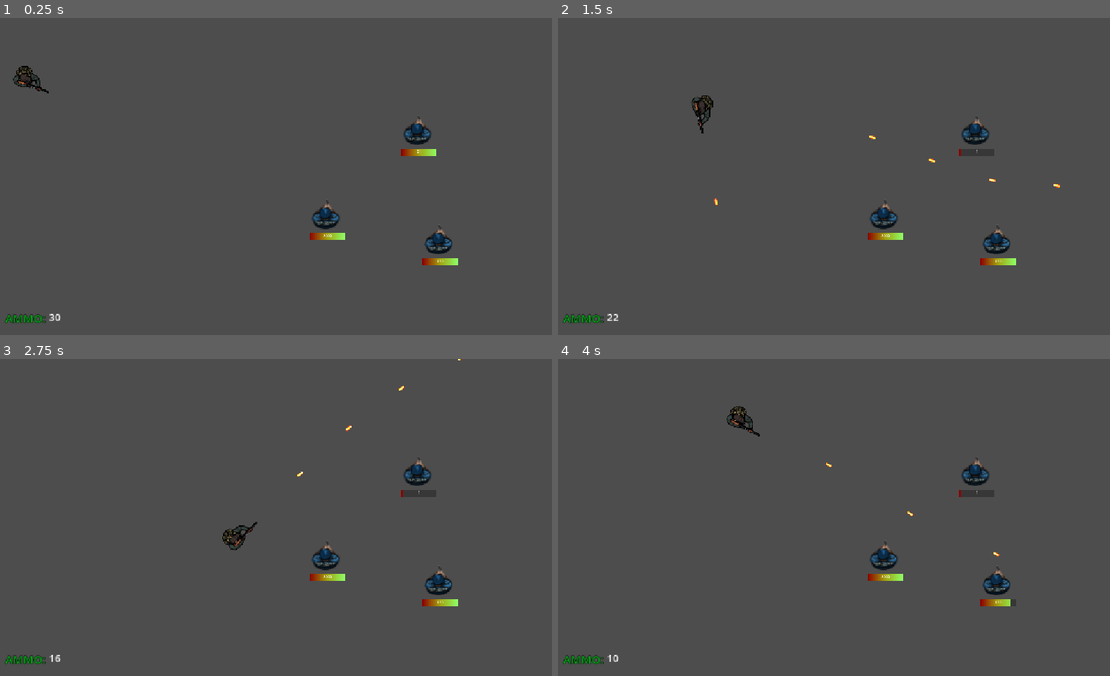
Above: before the commit, frames 1-4 (two rows, left to right).
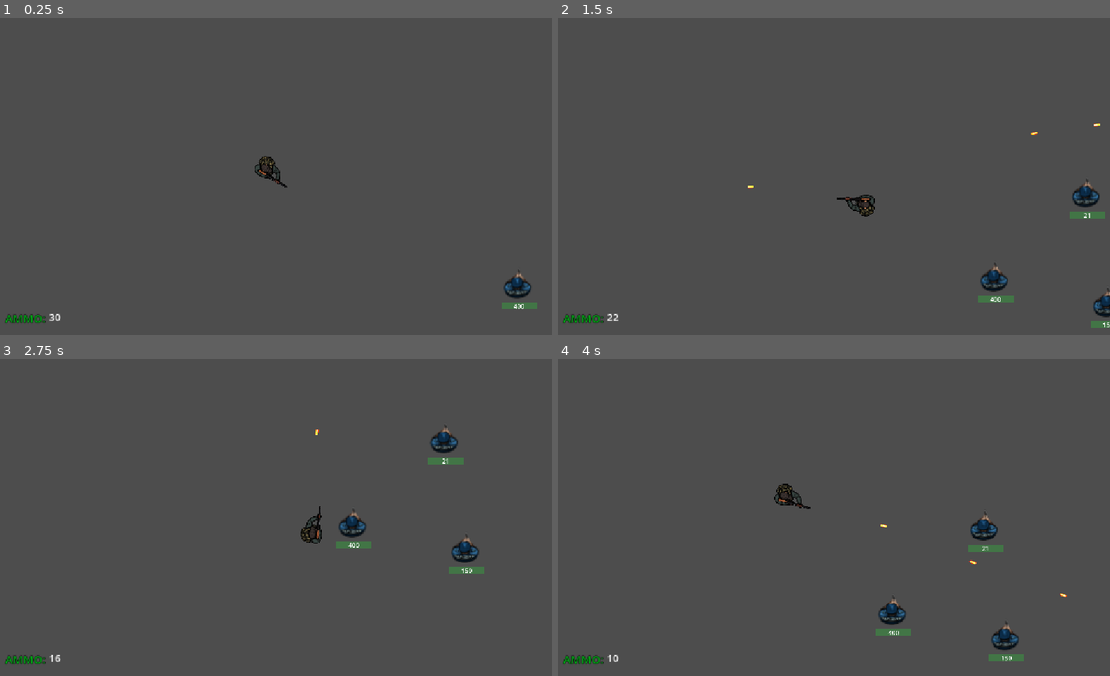
Above: after the commit, the same moments.

Repository: serianoseri/hotline-covo
Game: Godot game, scene res://Main.tscn
Same seed, same stepped clock (60 frames per second), same inputs: the game is played once before the commit and once after it.
Inputs (mouse positions are in pixels of both pictures, inside the frame that each line leads up to):
- Up to frame 1 (0.25 s): no input
- Up to frame 2 (1.5 s): tap Enter at 0.5 s; move the mouse to (949, 160) at 0.52 s; press the mouse at (949, 160) at 0.53 s; hold D (right) 0.53-1.28 s; move the mouse to (712, 192) at 1.27 s; release the mouse at (712, 192) at 1.28 s; hold S (down) from 1.28 s (still down); click (712, 192) at 1.35 s
- Up to frame 3 (2.75 s): move the mouse to (325, 447) at 2.02 s; release S (down) at 2.03 s; press the mouse at (325, 447) at 2.03 s; hold D (right) from 2.03 s (still down)
- Up to frame 4 (4 s): move the mouse to (800, 580) at 2.77 s; release D (right) at 2.78 s; release the mouse at (800, 580) at 2.78 s; hold W (up) 2.78-3.53 s; click (800, 580) at 2.85 s; move the mouse to (999, 565) at 3.52 s; press the mouse at (999, 565) at 3.53 s; hold A (left) from 3.53 s (still down)

The runs differ from the first frame. In frame 1, 2.1% of the frame differs, in the area x 2-98%, y 15-92%; in frame 2, 2.7%; in frame 3, 2.8%, in the area x 40-88%, y 0-78%; in frame 4, 2.8%.
Error after the commit: Invalid access to property or key 'World_Boundaries' on a base object of type 'SceneTree'. (res://actors/Player.gd:13)

Commit message:
small tweaks to weapon, added camera, and HUD elements

Diff:
--- a/HUD/HUD.tscn
+++ b/HUD/HUD.tscn
@@ -16,6 +16,7 @@
 
 [node name="Bullet_HUD" type="Control" parent="."]
 layout_mode = 3
+anchors_preset = 0
 offset_left = 2.0
 offset_top = 596.0
 offset_right = 2.0
--- a/Main.tscn
+++ b/Main.tscn
@@ -14,24 +14,26 @@
 [node name="BulletManager" type="Node2D" parent="."]
 script = ExtResource("3_pqfdi")
 
-[node name="StaticBody2D" type="StaticBody2D" parent="."]
+[node name="World_Boundaries" type="Node2D" parent="."]
+
+[node name="boundary_top" type="StaticBody2D" parent="World_Boundaries"]
 position = Vector2(101, -1)
 rotation = -3.14159
 
-[node name="CollisionShape2D" type="CollisionShape2D" parent="StaticBody2D"]
+[node name="CollisionShape2D" type="CollisionShape2D" parent="World_Boundaries/boundary_top"]
 shape = SubResource("WorldBoundaryShape2D_cm0pq")
 
-[node name="StaticBody2D2" type="StaticBody2D" parent="."]
+[node name="boundary_left" type="StaticBody2D" parent="World_Boundaries"]
 position = Vector2(7.62939e-06, 83)
 rotation = 1.5708
 
-[node name="CollisionShape2D" type="CollisionShape2D" parent="StaticBody2D2"]
+[node name="CollisionShape2D" type="CollisionShape2D" parent="World_Boundaries/boundary_left"]
 shape = SubResource("WorldBoundaryShape2D_cm0pq")
 
 [node name="Enemy" parent="." instance=ExtResource("3_hsaih")]
 position = Vector2(693, 398)
 scale = Vector2(2, 2)
-max_health = 8000
+max_health = 400
 
 [node name="Enemy2" parent="." instance=ExtResource("3_hsaih")]
 position = Vector2(923, 450)
@@ -44,7 +46,7 @@
 max_health = 21
 
 [node name="Player" parent="." instance=ExtResource("1_xel8l")]
-position = Vector2(87, 137)
+position = Vector2(185, 182)
 scale = Vector2(2, 2)
 
 [node name="Hud" parent="." instance=ExtResource("5_fos0i")]
--- a/actors/Health.tscn
+++ b/actors/Health.tscn
@@ -1,6 +1,7 @@
-[gd_scene load_steps=8 format=3 uid="uid://c6kagdq7hpwob"]
+[gd_scene load_steps=7 format=3 uid="uid://c6kagdq7hpwob"]
 
 [ext_resource type="Script" uid="uid://b4u4grmnlejyu" path="res://actors/Health.gd" id="1_w8hcn"]
+[ext_resource type="Texture2D" uid="uid://b7it7eureetp7" path="res://assets/HUD/progress_bg_texture_2d.tres" id="2_6nwnp"]
 [ext_resource type="Texture2D" uid="uid://x5lihbrrlbh6" path="res://assets/HUD/progress_texture_2d.tres" id="2_nuk31"]
 
 [sub_resource type="StyleBoxFlat" id="StyleBoxFlat_7r1k8"]
@@ -14,15 +15,6 @@
 ProgressBar/styles/background = SubResource("StyleBoxFlat_7r1k8")
 ProgressBar/styles/fill = SubResource("StyleBoxFlat_33mp4")
 
-[sub_resource type="Gradient" id="Gradient_6nwnp"]
-colors = PackedColorArray(0, 0, 0, 0.282353, 1, 1, 1, 1)
-
-[sub_resource type="GradientTexture2D" id="GradientTexture2D_5ec7w"]
-gradient = SubResource("Gradient_6nwnp")
-width = 157
-height = 30
-fill_from = Vector2(1, 0)
-
 [node name="Health" type="Node2D"]
 script = ExtResource("1_w8hcn")
 
@@ -34,14 +26,16 @@
 theme = SubResource("Theme_j7um8")
 value = 25.0
 rounded = true
-texture_under = SubResource("GradientTexture2D_5ec7w")
+texture_under = ExtResource("2_6nwnp")
 texture_progress = ExtResource("2_nuk31")
 
 [node name="Value" type="Label" parent="ProgressBar"]
 layout_mode = 2
 offset_left = 39.0
+offset_top = -4.0
 offset_right = 118.0
-offset_bottom = 23.0
+offset_bottom = 35.0
+theme_override_font_sizes/font_size = 28
 text = "100"
 horizontal_alignment = 1
 max_lines_visible = 1
--- a/actors/Player.gd
+++ b/actors/Player.gd
@@ -10,27 +10,30 @@
 func _ready():
 	weapon.connect("weapon_fired", self.shoot)
 	emit_signal("update_ammo", weapon.mag_size)
+	print(get_tree().World_Boundaries.get_children())
 
 func _physics_process(_delta):
 	look_at(get_global_mouse_position())
+	var direction = Input.get_vector("left","right","up","down").normalized()
+	velocity = direction * speed
+	move_and_slide()
 
-	var direction = Input.get_vector("left","right","up","down")
-	velocity = direction * speed
-
-	move_and_slide()
 	if Input.is_action_pressed("click"):
 		weapon.shoot()
 
-#func _unhandled_input(event):
-	#if event.is_action_released("click"):
-		#weapon.shoot()
+	if Input.is_action_pressed("reload"):
+		weapon.reload()
 
 func shoot(bullet_instance, _transform):
 	emit_signal("player_fired_bullet", bullet_instance, _transform)
 	emit_signal("update_ammo", weapon.bullet_count)
 
-func handle_hit():
-	health_stat.health -= 20
+func reload():
+	weapon.reload_cooldown.is_stopped()
+
+func handle_hit(damage:int):
+	pass
+	#health_stat.health -= 20
 
 func is_dead():
 	return health_stat.is_dead()
--- a/actors/Player.tscn
+++ b/actors/Player.tscn
@@ -12,6 +12,10 @@
 rotation = -1.5708
 script = ExtResource("1_6cwei")
 speed = 300
+
+[node name="Camera2D" type="Camera2D" parent="."]
+position_smoothing_enabled = true
+position_smoothing_speed = 2.5
 
 [node name="CollisionShape2D" type="CollisionShape2D" parent="."]
 position = Vector2(-9.40002, -5.55004)
@@ -28,4 +32,3 @@
 [node name="Weapon" parent="." instance=ExtResource("4_dw3vh")]
 position = Vector2(-0.400047, 0.450001)
 rotation = -0.0159204
-wait_time = 0.1
--- /dev/null
+++ b/assets/HUD/progress_bg_texture_2d.tres
@@ -0,0 +1,10 @@
+[gd_resource type="GradientTexture2D" load_steps=2 format=3 uid="uid://b7it7eureetp7"]
+
+[sub_resource type="Gradient" id="Gradient_6nwnp"]
+colors = PackedColorArray(0, 0, 0, 0.282353, 0.2754, 0.54, 0.29745, 0.760784)
+
+[resource]
+gradient = SubResource("Gradient_6nwnp")
+width = 157
+height = 30
+fill_from = Vector2(1, 0)
--- a/assets/HUD/progress_texture_2d.tres
+++ b/assets/HUD/progress_texture_2d.tres
@@ -1,8 +1,7 @@
 [gd_resource type="GradientTexture2D" load_steps=2 format=3 uid="uid://x5lihbrrlbh6"]
 
 [sub_resource type="Gradient" id="Gradient_h16wg"]
-offsets = PackedFloat32Array(0, 0.492958, 1)
-colors = PackedColorArray(0.55, 0, 0, 1, 0.638021, 0.641038, 0.0547223, 1, 0.5575, 1, 0.41, 1)
+colors = PackedColorArray(0.27451, 0.541176, 0.298039, 0.760784, 0.27451, 0.541176, 0.298039, 0.760784)
 
 [resource]
 gradient = SubResource("Gradient_h16wg")
--- /dev/null
+++ b/assets/HUD/reload_gradient_texture_2d.tres
@@ -0,0 +1,9 @@
+[gd_resource type="GradientTexture2D" load_steps=2 format=3 uid="uid://d2fmohavgihrs"]
+
+[sub_resource type="Gradient" id="Gradient_8pchl"]
+colors = PackedColorArray(0.54, 0.54, 0.54, 0.760784, 0.54, 0.54, 0.54, 0.760784)
+
+[resource]
+gradient = SubResource("Gradient_8pchl")
+width = 157
+height = 30
--- a/project.godot
+++ b/project.godot
@@ -68,3 +68,8 @@
 "events": [Object(InputEventMouseButton,"resource_local_to_scene":false,"resource_name":"","device":-1,"window_id":0,"a …(253 unchanged characters)…
 ]
 }
+reload={
+"deadzone": 0.2,
+"events": [Object(InputEventKey,"resource_local_to_scene":false,"resource_name":"","device":-1,"window_id":0,"alt_pressed":false,"shift_pressed":false,"ctrl_pressed":false,"meta_pressed":false,"pressed":false,"keycode":0,"physical_keycode":82,"key_label":0,"unicode":114,"location":0,"echo":false,"script":null)
+]
+}
--- a/weapons/Weapon.gd
+++ b/weapons/Weapon.gd
@@ -3,28 +3,38 @@
 signal weapon_fired(bullet, _transform)
 signal update_ammo(amount: int)
 
+enum state{IDLE, SHOOTING, RELOADING, RUNNING}
+
 @export var Bullet:PackedScene
 
 @onready var end_of_gun = $EndOfGun
 @onready var attack_cooldown = $AttackCooldown
+@onready var reload_cooldown = $ReloadCooldown
+@onready var reload_progress = $reload_hud
 @onready var anim_player = $AnimationPlayer
-@export var wait_time:float = 0.2
+@export var attack_cooldown_time:float = 0.1
+@export var reload_cooldwon_time:float = 2.4
 @export var spray_value:float = 5
 @export var mag_size:int = 30
-@export var damage:int = 20
+@export var damage:int = 34
 var spray:Transform2D
 var bullet_count:int
 
 func _process(delta):
 	emit_signal("update_ammo", bullet_count)
+	if !reload_cooldown.is_stopped():
+		reload_progress.set_value(reload_cooldown.time_left)
 
 func _ready() -> void:
-	attack_cooldown.set_wait_time(wait_time)
+	attack_cooldown.set_wait_time(attack_cooldown_time)
+	reload_cooldown.set_wait_time(reload_cooldwon_time)
 	bullet_count = mag_size
-	emit_signal("update_ammo", mag_size)
+	$MuzzleFlash.visible = false
+	reload_progress.max_value = reload_cooldwon_time
+	reload_progress.visible = false
 
 func shoot():
-	if attack_cooldown.is_stopped() and Bullet != null and !(bullet_count == 0):
+	if attack_cooldown.is_stopped() and !(bullet_count == 0) and reload_cooldown.is_stopped():
 		var bullet_instance = Bullet.instantiate()
 		spray = end_of_gun.global_transform
 		var rand_spray = randf_range(-spray_value/2, spray_value/2)
@@ -38,6 +48,13 @@
 		print(bullet_count)
 		anim_player.play("muzzle_flash")
 
+func reload():
+	if reload_cooldown.is_stopped() and bullet_count < mag_size:
+		reload_progress.visible = true
+		reload_cooldown.start()
+		await reload_cooldown.timeout
+		bullet_count = mag_size
+		reload_progress.visible = false
+
 func decrease_bullet_count(decrease_amount:int):
 	bullet_count = clamp(bullet_count - decrease_amount, 0, mag_size)
-	emit_signal("update_ammo", bullet_count)
--- a/weapons/Weapon.tscn
+++ b/weapons/Weapon.tscn
@@ -1,9 +1,11 @@
-[gd_scene load_steps=7 format=3 uid="uid://rosy7qj5hyfa"]
+[gd_scene load_steps=9 format=3 uid="uid://rosy7qj5hyfa"]
 
 [ext_resource type="Script" uid="uid://c6da8qbkyi56k" path="res://weapons/Weapon.gd" id="1_4vuk2"]
 [ext_resource type="PackedScene" uid="uid://w0wxr4gd4qf7" path="res://weapons/Bullet.tscn" id="2_ee3uv"]
 [ext_resource type="Texture2D" uid="uid://bm1ikgm8l2h1b" path="res://assets/Top_Down_Survivor/Survivor Spine/images/rifle.png" id="3_muook"]
 [ext_resource type="Texture2D" uid="uid://d185ab3ltcyiw" path="res://assets/Fire Effect and Bullet 16x16.png" id="3_qv6yh"]
+[ext_resource type="Texture2D" uid="uid://b7it7eureetp7" path="res://assets/HUD/progress_bg_texture_2d.tres" id="5_chkx4"]
+[ext_resource type="Texture2D" uid="uid://d2fmohavgihrs" path="res://assets/HUD/reload_gradient_texture_2d.tres" id="6_chkx4"]
 
 [sub_resource type="Animation" id="Animation_g6ay2"]
 resource_name = "muzzle_flash"
@@ -42,7 +44,6 @@
 [node name="Weapon" type="Node2D"]
 script = ExtResource("1_4vuk2")
 Bullet = ExtResource("2_ee3uv")
-wait_time = 0.01
 
 [node name="WeaponSprite" type="Sprite2D" parent="."]
 position = Vector2(4, 0)
@@ -50,7 +51,6 @@
 texture = ExtResource("3_muook")
 
 [node name="MuzzleFlash" type="Sprite2D" parent="."]
-visible = false
 position = Vector2(33, 0)
 rotation = 1.5708
 scale = Vector2(0.8, 0.8)
@@ -65,7 +65,23 @@
 wait_time = 0.2
 one_shot = true
 
+[node name="ReloadCooldown" type="Timer" parent="."]
+one_shot = true
+
 [node name="AnimationPlayer" type="AnimationPlayer" parent="."]
 libraries = {
 &"": SubResource("AnimationLibrary_18ngd")
 }
+
+[node name="reload_hud" type="TextureProgressBar" parent="."]
+offset_left = -15.0
+offset_top = 5.0
+offset_right = 142.0
+offset_bottom = 35.0
+rotation = 6.28318
+scale = Vector2(0.229712, 0.0697104)
+max_value = 5.0
+step = 0.01
+value = 2.4
+texture_under = ExtResource("5_chkx4")
+texture_progress = ExtResource("6_chkx4")
Binary file added: assets/Vehicles/bk_cars1.a.png
Not shown, added: assets/Vehicles/bk_cars1.a.png.import
